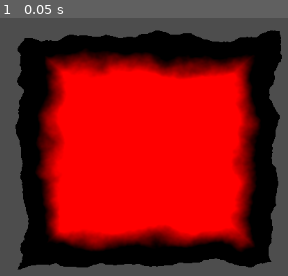
Above: before the commit, frame 1.
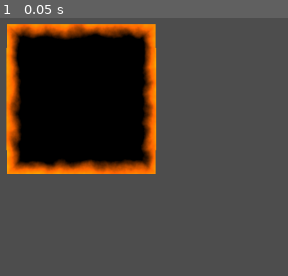
Above: after the commit, the same moment.

Repository: watson-disambiguation/BurnShader
Game: Godot game, scene res://Main.tscn
The game is run twice, just before and just after one commit, with the same random seed, the same clock (stepped at 60 frames per second) and the same inputs.
Inputs:
- Up to frame 1 (0.05 s): no input

The runs differ from the first frame. In frame 1, 77% of the frame differs, in the area x 2-98%, y 2-98%.

Commit message:
Added burn angle

Diff:
--- a/Main.tscn
+++ b/Main.tscn
@@ -1,23 +1,27 @@
-[gd_scene load_steps=5 format=3 uid="uid://dp1h3ps4unhuf"]
+[gd_scene load_steps=6 format=3 uid="uid://dp1h3ps4unhuf"]
 
 [ext_resource type="Shader" path="res://Shaders/BurnShader.gdshader" id="1_7y8qh"]
 
-[sub_resource type="FastNoiseLite" id="FastNoiseLite_i8jdn"]
+[sub_resource type="FastNoiseLite" id="FastNoiseLite_va7b8"]
 
-[sub_resource type="NoiseTexture2D" id="NoiseTexture2D_5abl5"]
-noise = SubResource("FastNoiseLite_i8jdn")
+[sub_resource type="NoiseTexture2D" id="NoiseTexture2D_jswp1"]
+noise = SubResource("FastNoiseLite_va7b8")
 
 [sub_resource type="ShaderMaterial" id="ShaderMaterial_7vaxc"]
 shader = ExtResource("1_7y8qh")
-shader_parameter/edgeWidth = 0.05
-shader_parameter/value = 0.345
-shader_parameter/noiseTexture = SubResource("NoiseTexture2D_5abl5")
+shader_parameter/edgeWidth = 0.065
+shader_parameter/value = 0.495
+shader_parameter/burnAngle = 3.46
+shader_parameter/flameColor = Color(1, 0.4, 0, 1)
+shader_parameter/noiseTexture = SubResource("NoiseTexture2D_jswp1")
+
+[sub_resource type="CanvasTexture" id="CanvasTexture_f0b44"]
 
 [node name="Node2D" type="Node2D"]
 position = Vector2(88, 44)
 
 [node name="BurningPaper" type="Sprite2D" parent="."]
 material = SubResource("ShaderMaterial_7vaxc")
-position = Vector2(419, 261)
-scale = Vector2(-1.099, 1)
-texture = SubResource("NoiseTexture2D_5abl5")
+position = Vector2(322, 187)
+scale = Vector2(-217.628, 218.685)
+texture = SubResource("CanvasTexture_f0b44")
--- a/Shaders/BurnShader.gdshader
+++ b/Shaders/BurnShader.gdshader
@@ -3,19 +3,31 @@
 uniform sampler2D noiseTexture : source_color;
 uniform float edgeWidth;
 uniform float value;
+uniform float burnAngle;
+uniform vec3 flameColor : source_color;
 float inverseLerp(float from, float to, float t) {
 	return (t - from) / (from - to);
 }
 
 void fragment() {
-	float noise = texture(noiseTexture,UV).x * 0.05;
+	float noise = texture(noiseTexture,vec2(UV.x,UV.y)).x * 0.05;
 	vec2 centeredUV = UV - 0.5;
+	float cornerProximity = abs(centeredUV.x) + abs(centeredUV.y);
+	float angle = atan(centeredUV.y/centeredUV.x);
+	if(centeredUV.x > 0.) {
+		angle = -angle;
+	}
+	angle = angle + (PI/2.0);
 	float distFromCenter = length(centeredUV);
 	float distFromEdge = max((abs(centeredUV.x)),abs(centeredUV.y));
-	float dist = distFromEdge+noise;
 
-	float stepped = step(value,dist);
-	float innerStepped = step(value-edgeWidth,dist);
-	float burnedEdge = inverseLerp(value-edgeWidth,value,dist);
-	COLOR = vec4(burnedEdge,0,0,1.0-stepped);
+	float dist = mix(distFromCenter,distFromEdge,value/0.5);
+	float unburnedEdge = 1.0 - step(value,dist);
+	float stepped = step(value,dist+noise);
+	float innerStepped = step(value-edgeWidth,dist+noise);
+	float burnedEdge = inverseLerp(value,value+edgeWidth,dist+noise);
+	float steppedAngle = 1.0-smoothstep(burnAngle, burnAngle-0.5,angle);
+	float burnt = 1.0 - mix(burnedEdge,unburnedEdge,steppedAngle);
+	vec3 colour = clamp(mix(vec3(0.0), flameColor,burnt),0.0,1);
+	COLOR = vec4(colour,unburnedEdge);
 }
